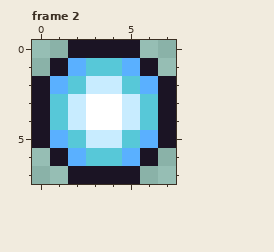
Two states of a pixel-art file, src/art/sprites/orb.aseprite. Above, as it was before the edit.
8x8 pixels, 2 frames. Colours within 5 levels of each other are drawn and written as one. Shown: frame 2. The commit also changed other frames, which this record leaves out.
Now the later version:
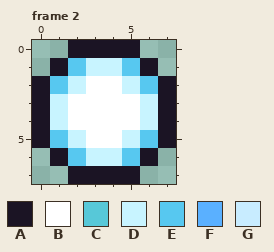
Palette (. is transparent): A #1b1424  B #ffffff  C #57c8d8  D #c8f4ff  E #57c8f0  F #5ab0ff  G #c8ecff
Difference:
Frame 2:
The author changed colour G to colour B in row 2 at x 3 to 4; in rows 3 to 4 at x 2 and 5; in row 5 at x 3 to 4.
The author changed colour C to colour D in row 1 at x 3 to 4; in row 2 at x 2 and 5; in rows 3 to 4 at x 1 and 6; in row 5 at x 2 and 5; in row 6 at x 3 to 4.
The author changed colour F to colour E in row 1 at x 2 and 5; in row 2 at x 1 and 6; in row 5 at x 1 and 6; in row 6 at x 2 and 5.
Pixel boxes of the changes (left, top, right, bottom) in both pictures:
changed: (50, 58, 158, 166)
